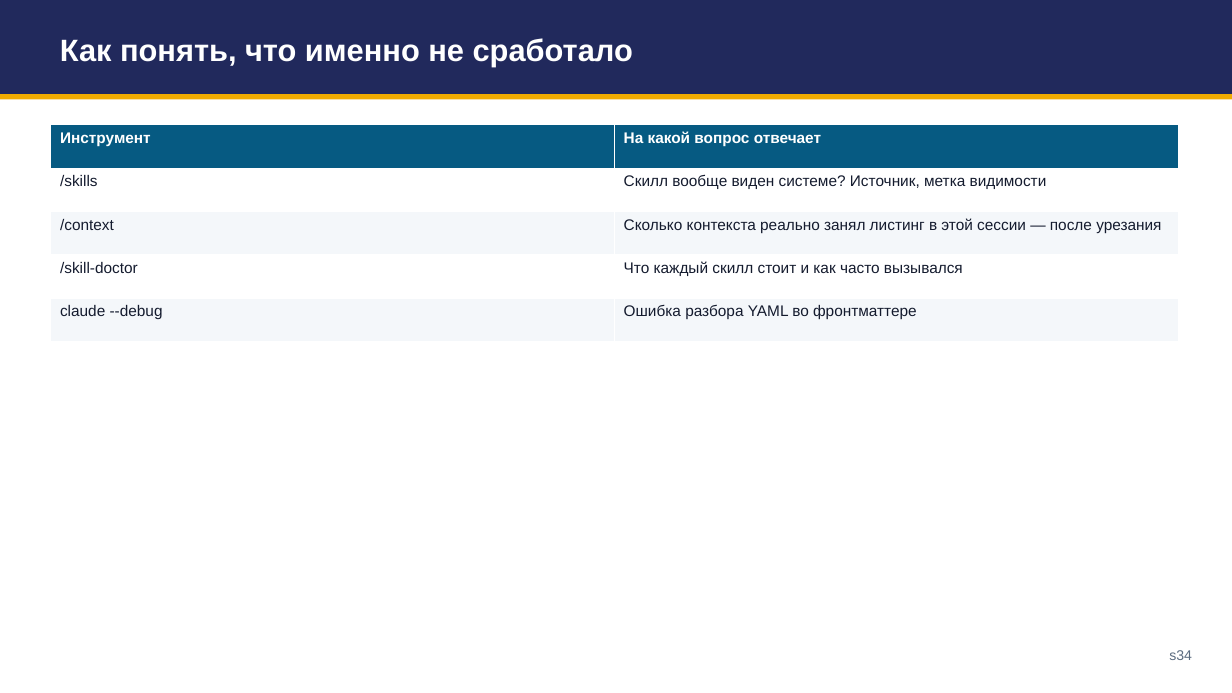
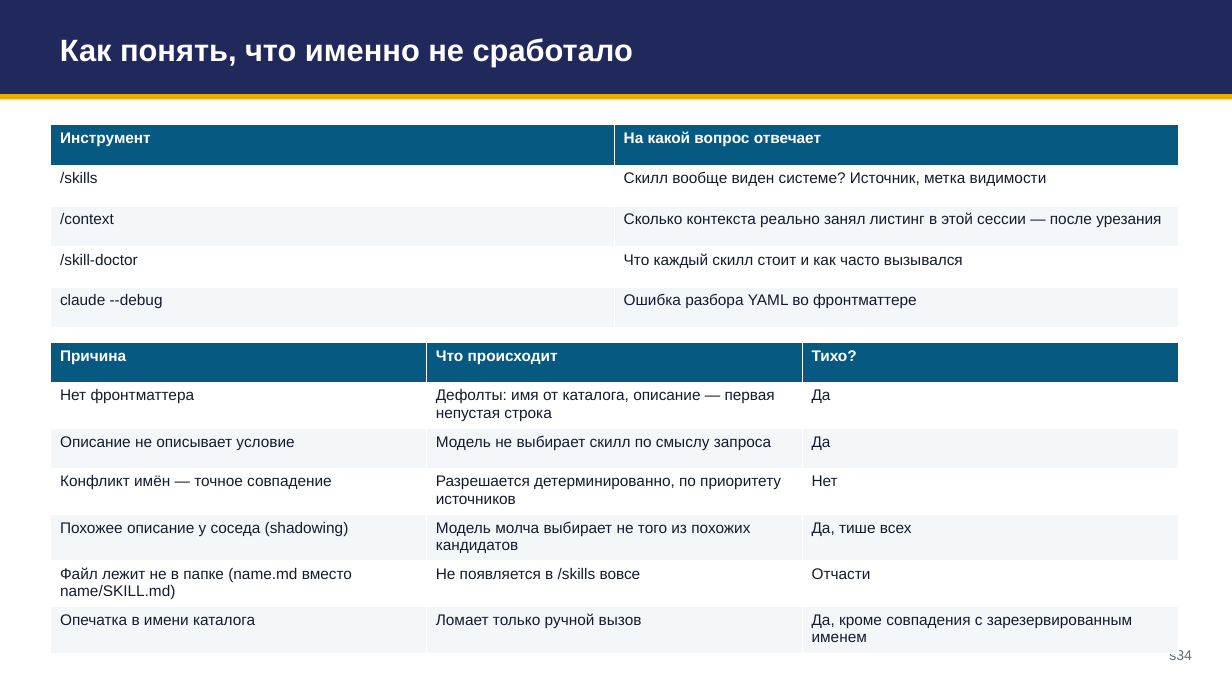
Before and after one commit to tellina-study/AI-usage-lessons, a slide deck: slide 34 of library/seminars/sem-05/rendered/sem-05.pptx. Drawn at 1232x693 pixels with LibreOffice and Linux fonts; fonts in the diff are those of the drawing. Boxes give left, top, right and bottom in pixels: in the first picture for what was removed or moved away, otherwise in the second. Text is boxed around its words. In the diff, an @@ line names an element or a change of style, - is before the commit and + after.

```diff
--- a/library/seminars/sem-05/rendered/sem-05.pptx
+++ b/library/seminars/sem-05/rendered/sem-05.pptx
@@ table: place and size @@
-table at box(51, 125, 1178, 342)
+table at box(51, 125, 1178, 328)
@@ table added at box(51, 343, 1179, 646), 7 rows, 3 columns @@
+Причина | Что происходит | Тихо?
+Нет фронтматтера | Дефолты: имя от каталога, описание — первая непустая строка | Да
+Описание не описывает условие | Модель не выбирает скилл по смыслу запроса | Да
+Конфликт имён — точное совпадение | Разрешается детерминированно, по приоритету источников | Нет
+Похожее описание у соседа (shadowing) | Модель молча выбирает не того из похожих кандидатов | Да, тише всех
+Файл лежит не в папке (name.md вместо name/SKILL.md) | Не появляется в /skills вовсе | Отчасти
+Опечатка в имени каталога | Ломает только ручной вызов | Да, кроме совпадения с зарезервированным именем
```
Also in this commit, not shown: 47 other slides changed, 1 slide added, 1 slide removed, 1 other file.
